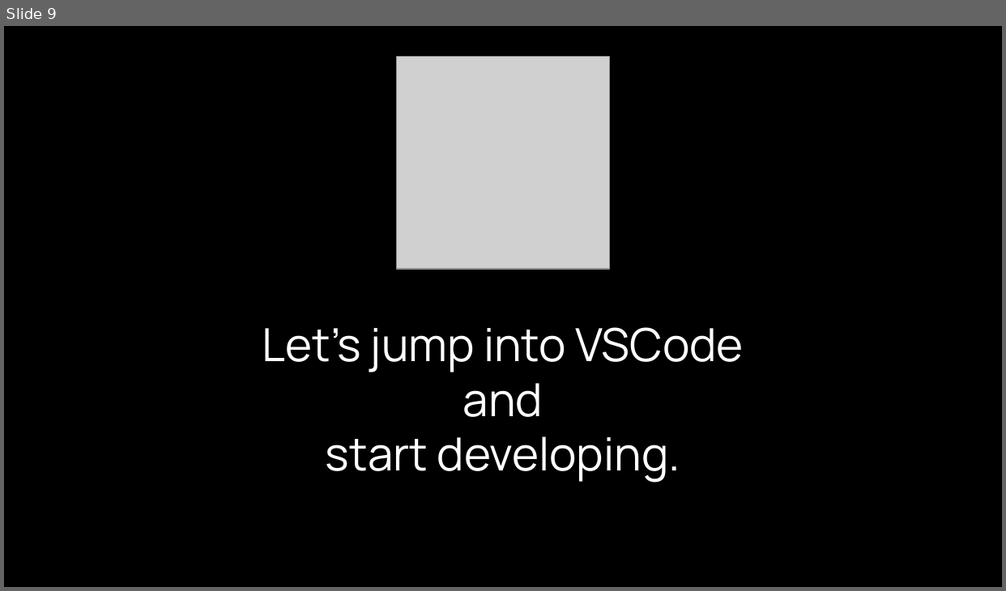
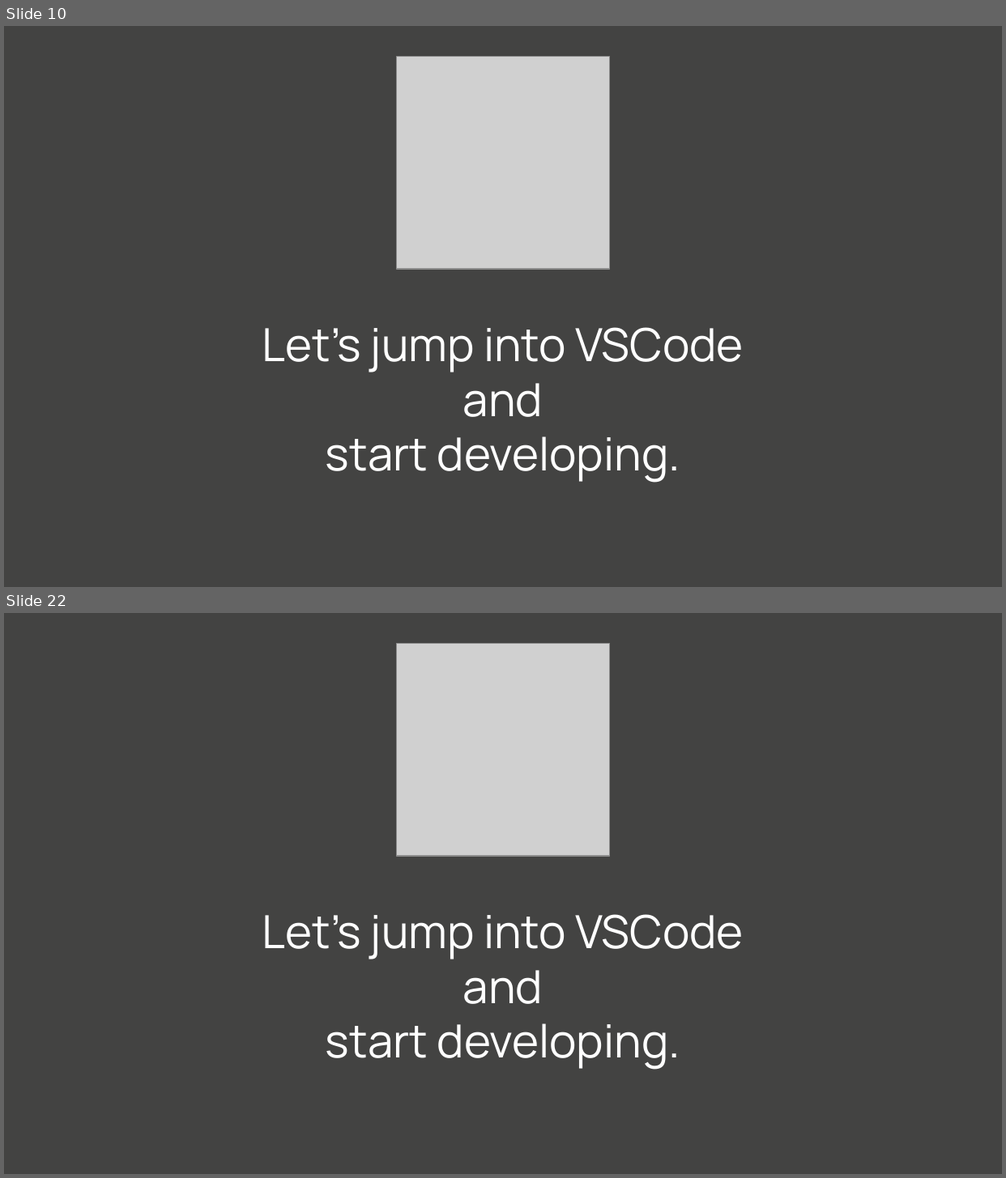
Before and after one commit to GaganSharmaGitHub/GirlScript-Education-Outreach-2-WebDev, a slide deck: Day1/WEBDEVwithGaganDay1.pptx. Shown one above the other, each under a label of ours: slide 9 before the commit, slides 10 and 22 after it; the slides between them are not shown. The pictures are 1006x591 and 1006x1178 pixels, drawn with LibreOffice and Linux fonts; fonts in the diff are those of the drawing; grey boxes stand for pictures. Boxes give left, top, right and bottom in pixels: in the first picture for what was removed or moved away, otherwise in the second. Text is boxed around its words. In the diff, an @@ line names an element or a change of style, - is before the commit and + after.

```diff
--- a/Day1/WEBDEVwithGaganDay1.pptx
+++ b/Day1/WEBDEVwithGaganDay1.pptx
@@ slide 22 added at <box>4,613,1002,1174</box>, background #434342 @@
@@ picture added at <box>396,643,610,855</box> @@
@@ text added at <box>262,914,744,1070</box>, 33 pt, text #FFFFFF @@
+Let’s jump into VSCode
+and
+start developing.
@@ what was slide 9 is now slide 10 @@
@@ slide 10 changed as well @@
@@ background #000000 to #434342 @@
```
Also in this commit, not shown: 7 other slides changed, 36 other slides added, 2 other files.
